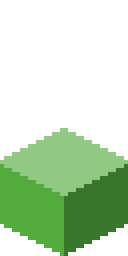
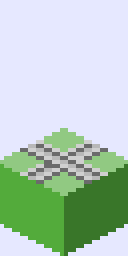
Two versions of the same layered image (128×256). Layer-by-layer changes:
added layer "Layer copy" above "Layer" over [20,140,108,184]
painted on "Layer" over [20,140,108,184]
showed "Background", painted on it over [0,0,128,256]
